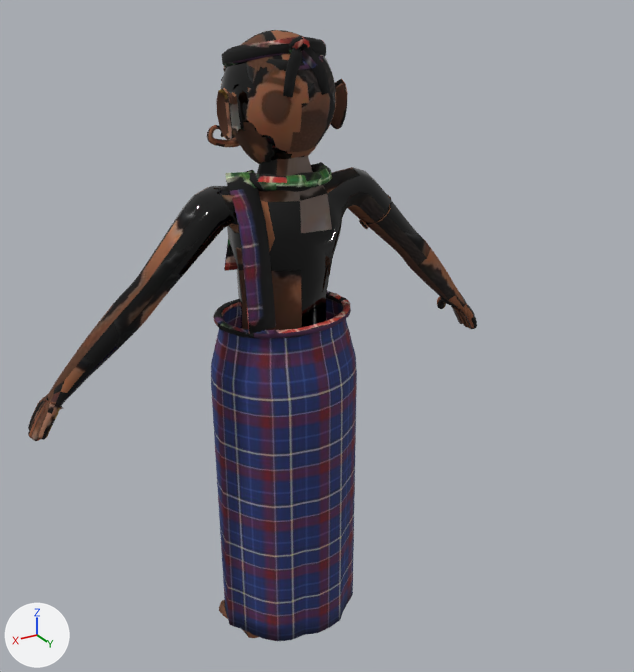
The glTF model public/assets/models/characters/thief.glb as it was, and as the next commit left it.
The view is the same before and after, from a 50 mm camera at (0.977, 1.792, 1.789) aimed at (-0.137, -0.064, 0.862). Every picture has the same lights, and +X, +Y and +Z are marked at lower left. The first picture is the older version. Where no turn or scale is listed for an object, it has been applied to the vertices. Vertices at exactly the same position are counted once.

In view in the first picture: 'Headband', 'Thief'.
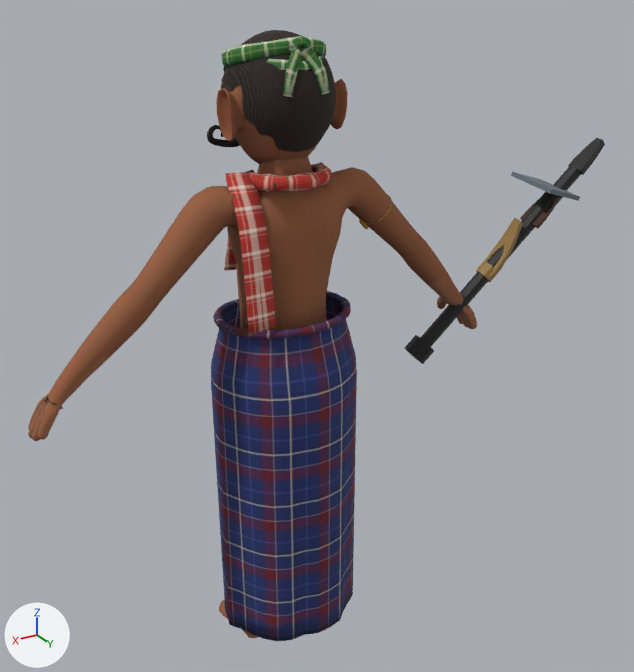
Location of each change, (x1, y1, x2, y2) in pixels of the pictures (634 x 672 px; the box of a moved part takes in the faces that stretch with it):
'Tool_iron-shabol', added: after (405, 138, 605, 364)
'Tool_soft-khurpi', added: after (443, 218, 523, 326)
'Tool_tin-kodal', added: after (511, 172, 580, 209)
'Tool_bamboo-khunti', added: after (520, 197, 560, 229)
part 1 of me_headband, surface changed (black to green): (222, 36, 330, 97) in both
part 2 of me_thief, moved or reshaped: (216, 79, 348, 141) in both
part 3 of me_thief, surface changed: (28, 30, 477, 636) in both

Edits to the bpy script that builds the scene:
```text
Add mat_thief_props:
    mat_thief_props = bpy.data.materials.new('Thief_Props')
    mat_thief_props.use_nodes = True; mat_thief_props.node_tree.nodes.clear()
    _N = mat_thief_props.node_tree.nodes; _L = mat_thief_props.node_tree.links
    n0 = _N.new('ShaderNodeBsdfPrincipled'); n0.name = 'Principled BSDF'
    n0.inputs[2].default_value = 0.6  # 'Roughness'
    n1 = _N.new('ShaderNodeOutputMaterial'); n1.name = 'Material Output'
    n2 = _N.new('ShaderNodeVertexColor'); n2.name = 'Color Attribute'
    _L.new(n0.outputs[0], n1.inputs[0])  # 'BSDF' to 'Surface'
    _L.new(n2.outputs[0], n0.inputs[0])  # 'Color' to 'Base Color'
Change me_headband:
    where me_headband.from_pydata(...)  # 317 vertices, 624 faces; spans x -0.122..0.117, y -0.085..0.126, z 1.518..1.639
    used by ob_headband; location = (0.0, 0.0, 0.0)
    me_headband part 1: texture (UV) coordinates of 624 of 624 faces, centred in x -0.121..0.117, y -0.078..0.125, z 1.519..1.637, changed; they spanned u 0.0..1.0, v 0.0..0.99 and now span u 0.0..0.99, v 0.0..1.0
Change me_thief:
    where me_thief.from_pydata(...)  # 6071 vertices, 11786 faces; spans x -0.64..0.64, y -0.2..0.17, z 0.0..1.64
    used by ob_thief; location = (0.0, 0.0, 0.0)
    me_thief part 2: 345 of 6071 vertices moved; they spanned x -0.16..0.16, y -0.2..0.05, z 1.42..1.55 and now span x -0.16..0.16, y -0.2..0.05, z 1.42..1.55; mean shift (0.0, 0.0, 0.0); largest move (-0.15, 0.02, 1.53) -> (-0.14, 0.02, 1.42)
    me_thief part 3: 9812 kept faces spanning x -0.64..0.64, y -0.2..0.17, z 0.0..1.64 get new texture (UV) coordinates
Add me_tool_tin_kodal:
    me_tool_tin_kodal.from_pydata(...)  # 40 vertices, 68 faces; spans x -0.207..0.207, y -0.081..0.081, z -0.221..0.221
    me_tool_tin_kodal.materials.append(mat_thief_props)
Add me_tool_soft_khurpi:
    me_tool_soft_khurpi.from_pydata(...)  # 52 vertices, 92 faces; spans x -0.12..0.12, y -0.035..0.035, z -0.146..0.146
    me_tool_soft_khurpi.materials.append(mat_thief_props)
Add me_tool_iron_shabol:
    me_tool_iron_shabol.from_pydata(...)  # 52 vertices, 92 faces; spans x -0.305..0.305, y -0.061..0.061, z -0.298..0.298
    me_tool_iron_shabol.materials.append(mat_thief_props)
Add me_tool_bamboo_khunti:
    me_tool_bamboo_khunti.from_pydata(...)  # 68 vertices, 120 faces; spans x -0.193..0.193, y -0.043..0.043, z -0.19..0.19
    me_tool_bamboo_khunti.materials.append(mat_thief_props)
Add ob_tool_tin_kodal:
    ob_tool_tin_kodal = bpy.data.objects.new('Tool_tin-kodal', me_tool_tin_kodal)
    ob_tool_tin_kodal.location = (-0.684, 0.034, 1.014)
Add ob_tool_soft_khurpi:
    ob_tool_soft_khurpi = bpy.data.objects.new('Tool_soft-khurpi', me_tool_soft_khurpi)
    ob_tool_soft_khurpi.location = (-0.631, 0.005, 0.972)
Add ob_tool_iron_shabol:
    ob_tool_iron_shabol = bpy.data.objects.new('Tool_iron-shabol', me_tool_iron_shabol)
    ob_tool_iron_shabol.location = (-0.712, 0.005, 1.023)
Add ob_tool_bamboo_khunti:
    ob_tool_bamboo_khunti = bpy.data.objects.new('Tool_bamboo-khunti', me_tool_bamboo_khunti)
    ob_tool_bamboo_khunti.location = (-0.692, 0.015, 1.004)
```
